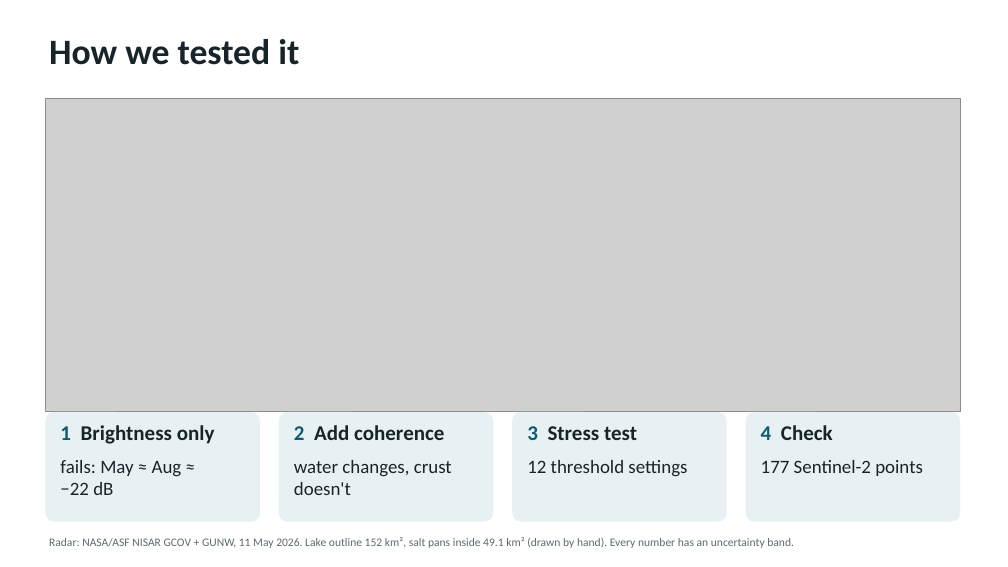
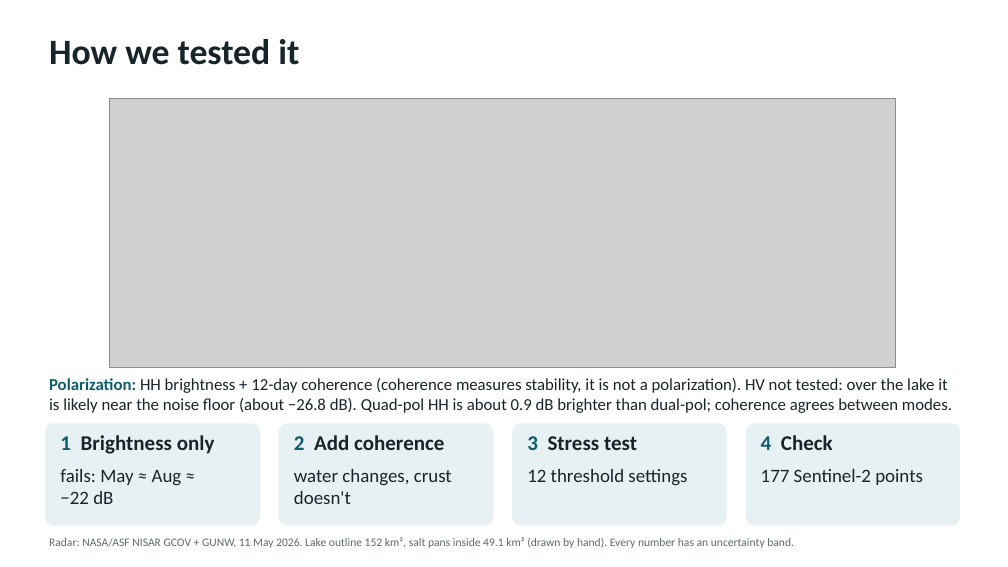
Before and after one commit to lokesh09s/sambhar-watch, a slide deck: slide 4 of docs/slides/Sambhar_Watch.pptx. Drawn at 1008x567 pixels with LibreOffice and Linux fonts; fonts in the diff are those of the drawing; grey boxes stand for pictures. Boxes give left, top, right and bottom in pixels: in the first picture for what was removed or moved away, otherwise in the second. Text is boxed around its words. In the diff, an @@ line names an element or a change of style, - is before the commit and + after.

```diff
--- a/docs/slides/Sambhar_Watch.pptx
+++ b/docs/slides/Sambhar_Watch.pptx
@@ picture: place and size @@
-picture at <box>45,98,960,411</box>
+picture at <box>110,98,896,368</box>
@@ text added at <box>49,378,952,413</box>, 16 pt, text #17252B @@
+Polarization: HH brightness + 12-day coherence (coherence measures stability, it is not a polarization). HV not tested: over the lake it is likely near the noise floor (about −26.8 dB). Quad-pol HH is about 0.9 dB brighter than dual-pol; coherence agrees between modes.
@@ rounded rectangle: place and size @@
-rounded rectangle at <box>45,412,260,522</box>
+rounded rectangle at <box>45,423,260,526</box>
@@ rounded rectangle: place and size @@
-rounded rectangle at <box>279,412,494,522</box>
+rounded rectangle at <box>279,423,494,526</box>
@@ rounded rectangle: place and size @@
-rounded rectangle at <box>512,412,727,522</box>
+rounded rectangle at <box>512,423,727,526</box>
@@ rounded rectangle: place and size @@
-rounded rectangle at <box>746,412,960,522</box>
+rounded rectangle at <box>746,423,960,526</box>
@@ 8 texts: place and size @@
-8 texts at <box>60,425,923,495</box>
+8 texts at <box>60,435,923,504</box>
```
Also in this commit, not shown: 1 other slide changed, 5 other files.
